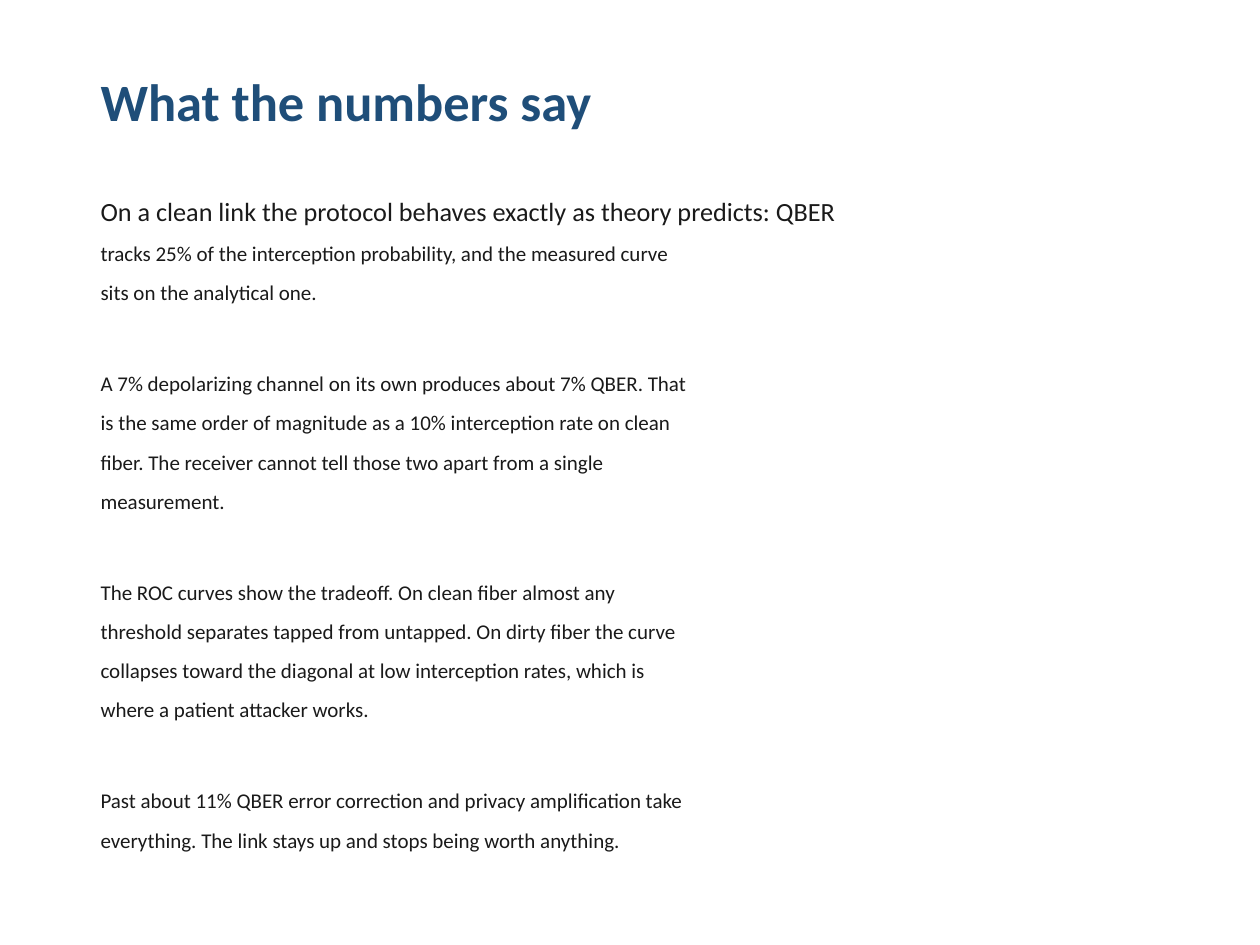
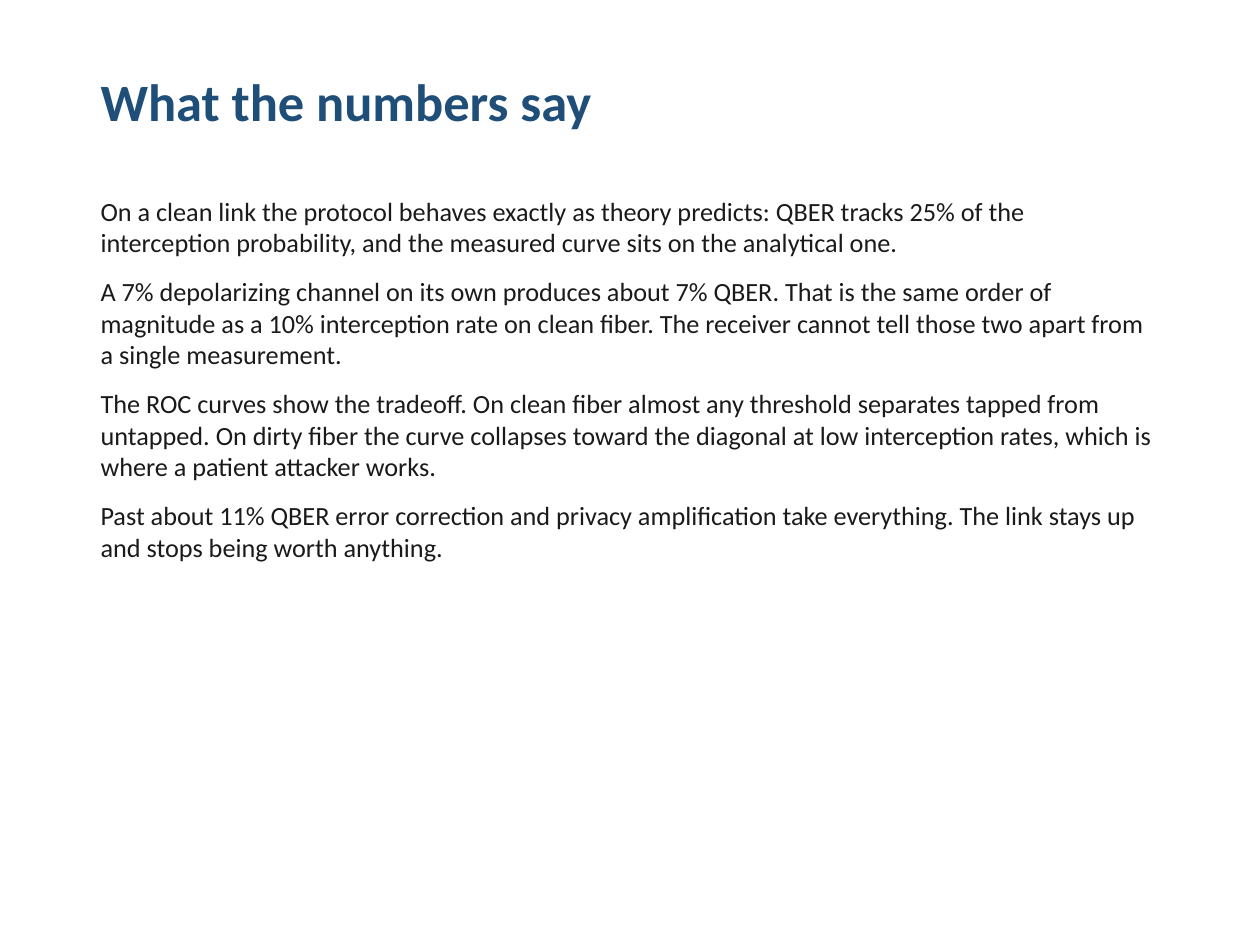
Before and after one commit to ChiaraDeVenuto/evesense-qkd, a slide deck: slide 8 of report/evesense_deck.pptx. Drawn at 1260x945 pixels with LibreOffice and Linux fonts; fonts in the diff are those of the drawing. Boxes give left, top, right and bottom in pixels: in the first picture for what was removed or moved away, otherwise in the second. Text is boxed around its words. In the diff, an @@ line names an element or a change of style, - is before the commit and + after.

```diff
--- a/report/evesense_deck.pptx
+++ b/report/evesense_deck.pptx
@@ text at <box>101,202,1151,562</box>: text changed; size 12 to 15 pt @@
-On a clean link the protocol behaves exactly as theory predicts: QBER
-tracks 25% of the interception probability, and the measured curve
-sits on the analytical one.
-A 7% depolarizing channel on its own produces about 7% QBER. That
-is the same order of magnitude as a 10% interception rate on clean
-fiber. The receiver cannot tell those two apart from a single
-measurement.
-The ROC curves show the tradeoff. On clean fiber almost any
-threshold separates tapped from untapped. On dirty fiber the curve
-collapses toward the diagonal at low interception rates, which is
-where a patient attacker works.
-Past about 11% QBER error correction and privacy amplification take
-everything. The link stays up and stops being worth anything.
+On a clean link the protocol behaves exactly as theory predicts: QBER tracks 25% of the interception probability, and the measured curve sits on the analytical one.
+A 7% depolarizing channel on its own produces about 7% QBER. That is the same order of magnitude as a 10% interception rate on clean fiber. The receiver cannot tell those two apart from a single measurement.
+The ROC curves show the tradeoff. On clean fiber almost any threshold separates tapped from untapped. On dirty fiber the curve collapses toward the diagonal at low interception rates, which is where a patient attacker works.
+Past about 11% QBER error correction and privacy amplification take everything. The link stays up and stops being worth anything.
```
Also in this commit, not shown: 9 other slides changed, 2 other files.
